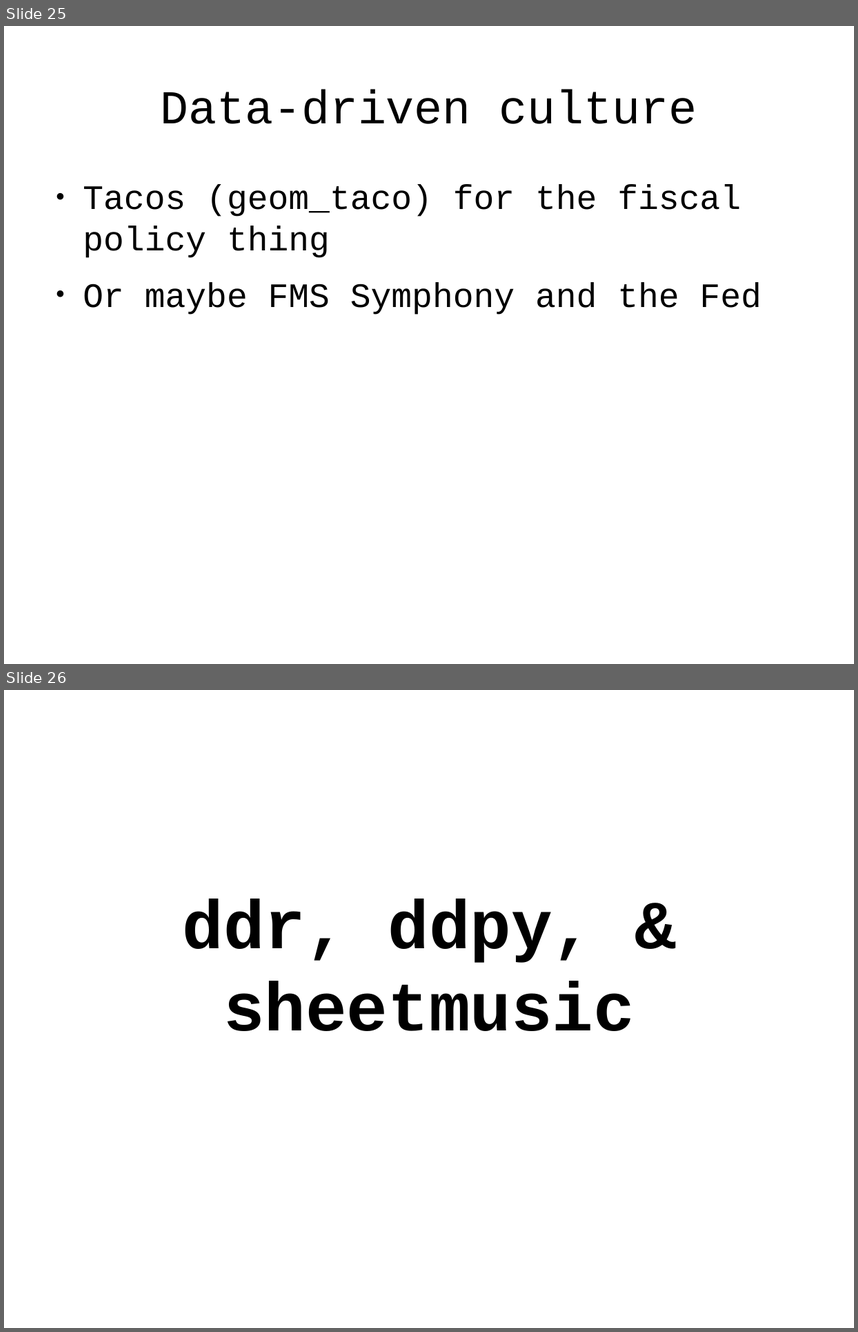
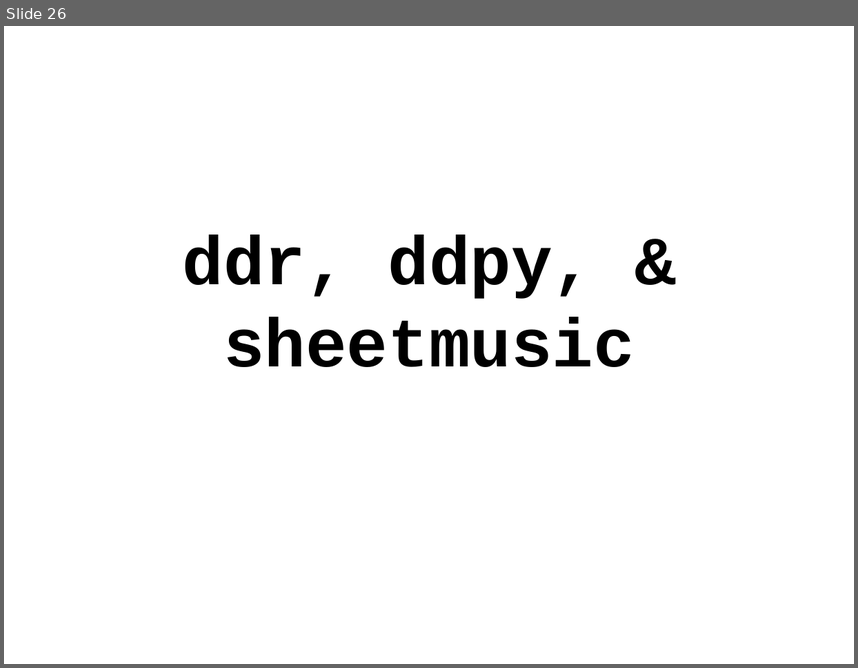
Before and after one commit to tlevine/gastronomification-big-data-talk, a slide deck: big-senses.odp. Shown one above the other, each under a label of ours: slides 25 and 26 before the commit, slide 26 after it. The pictures are 858x1332 and 858x668 pixels, drawn with LibreOffice and Linux fonts; fonts in the diff are those of the drawing; background and template pictures are left out. Boxes give left, top, right and bottom in pixels: in the first picture for what was removed or moved away, otherwise in the second. Text is boxed around its words. In the diff, an @@ line names an element or a change of style, - is before the commit and + after.

```diff
--- a/big-senses.odp
+++ b/big-senses.odp
@@ slide 25 removed at [4, 26, 854, 664], background #FFFFFF @@
@@ title removed at [160, 89, 697, 124] @@
-Data-driven culture
@@ text removed at [83, 185, 761, 314] @@
-● Tacos (geom_taco) for the fiscal policy thing
-● Or maybe FMS Symphony and the Fed
```
Also in this commit, not shown: 4 slides changed, 4 slides added, 2 other slides removed.
